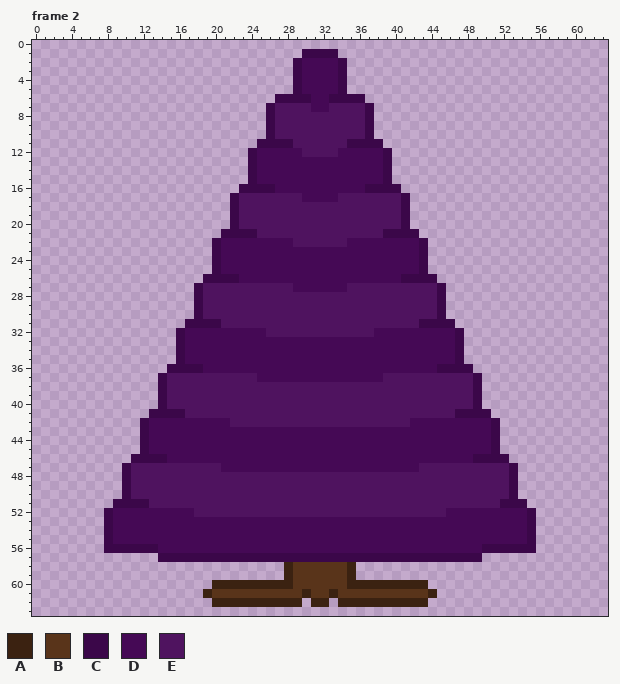
A pixel-art file gets an edit: WIP/Candy_Trees clone.aseprite. That is the earlier state.
64x64 pixels, 6 frames. Shown: frame 2. The commit also changed other frames, which this record leaves out.
Palette (. is transparent): A #3b2211  B #59341a  C #3b0749  D #450955  E #4f135f
The result:
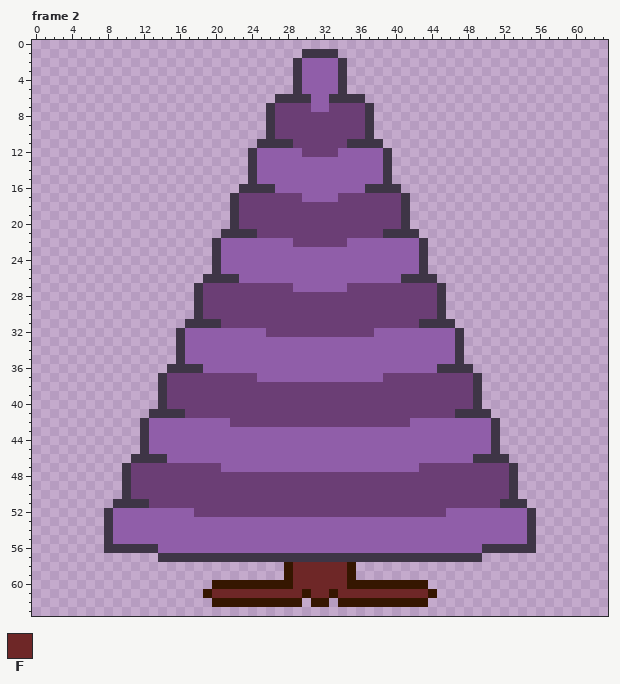
Colours new in this view: F #6e2727
The exact change:
colour A: #3b2211 -> #351600
colour C: #3b0749 -> #3e3546
colour D: #450955 -> #905ea9
colour E: #4f135f -> #6b3e75
Changed rows in their new state; - is a pixel that keeps its letter.
Frame 2:
first column x 20:
58 ---------FFFFFF---------
59 ---------FFFFFF---------
60 ---------FFFFFF---------
61 FFFFFFFFFF-FF-FFFFFFFFFF
Pixel boxes of the changes (left, top, right, bottom) in both pictures:
changed: (104, 49, 536, 607)
